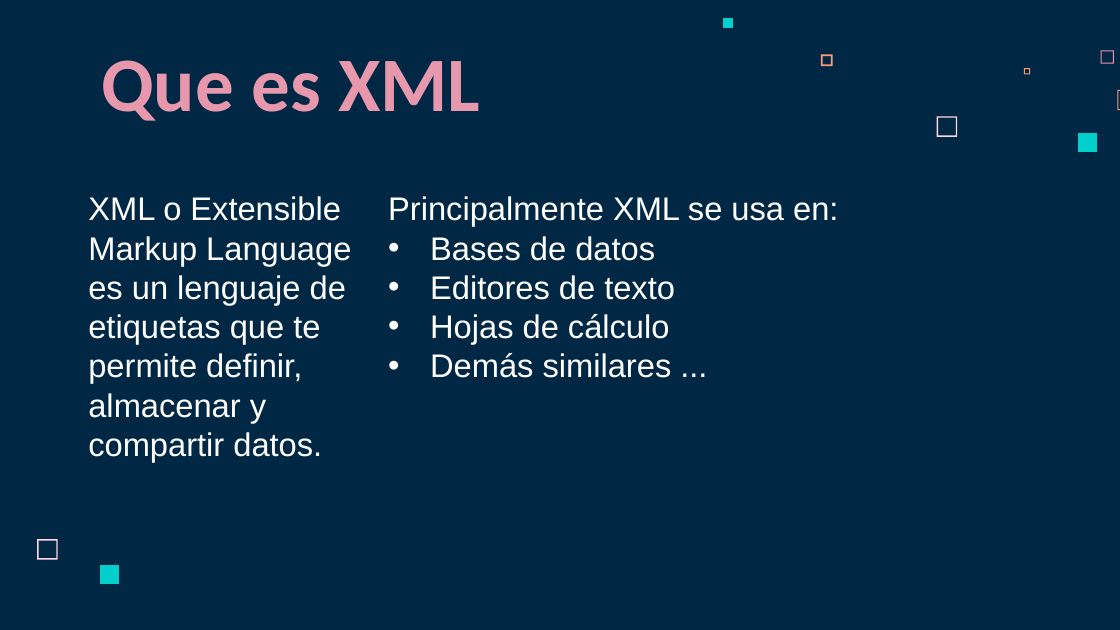
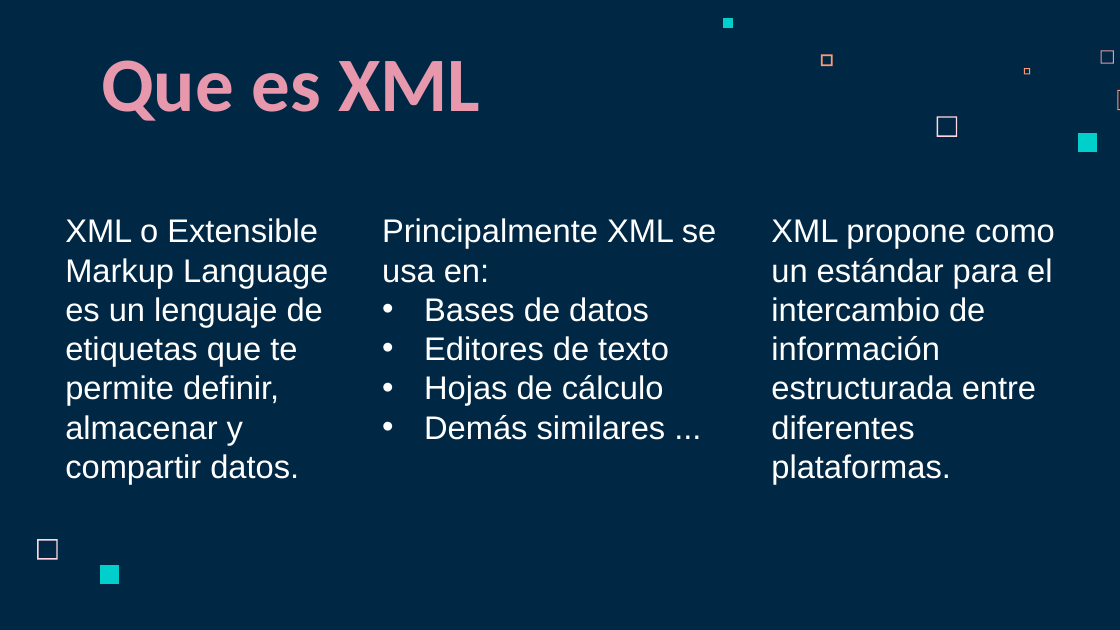
Before and after one commit to dvidCR/Lenguaje-de-Marcas, a slide deck: slide 3 of Tercer_Trimestre/Ejercicios/XML/XML.pptx. Drawn at 1120x630 pixels with LibreOffice and Linux fonts; fonts in the diff are those of the drawing. Boxes give left, top, right and bottom in pixels: in the first picture for what was removed or moved away, otherwise in the second. Text is boxed around its words. In the diff, an @@ line names an element or a change of style, - is before the commit and + after.

Commit message:
26 Commit

```diff
--- a/Tercer_Trimestre/Ejercicios/XML/XML.pptx
+++ b/Tercer_Trimestre/Ejercicios/XML/XML.pptx
@@ text "XML o Extensible Markup Language ...": place and size @@
-text "XML o Extensible Markup Language ..." at (88, 196, 351, 462)
+text "XML o Extensible Markup Language ..." at (65, 218, 328, 484)
@@ text "Principalmente XML se usa en:" rewrapped from (388, 196, 838, 378) to (382, 218, 716, 440) @@
@@ text added at (771, 219, 1055, 484), 28 pt, text #FFFFFF @@
+XML propone como un estándar para el intercambio de información estructurada entre diferentes plataformas.
```
Also in this commit, not shown: 1 other slide changed, 7 slides added.
